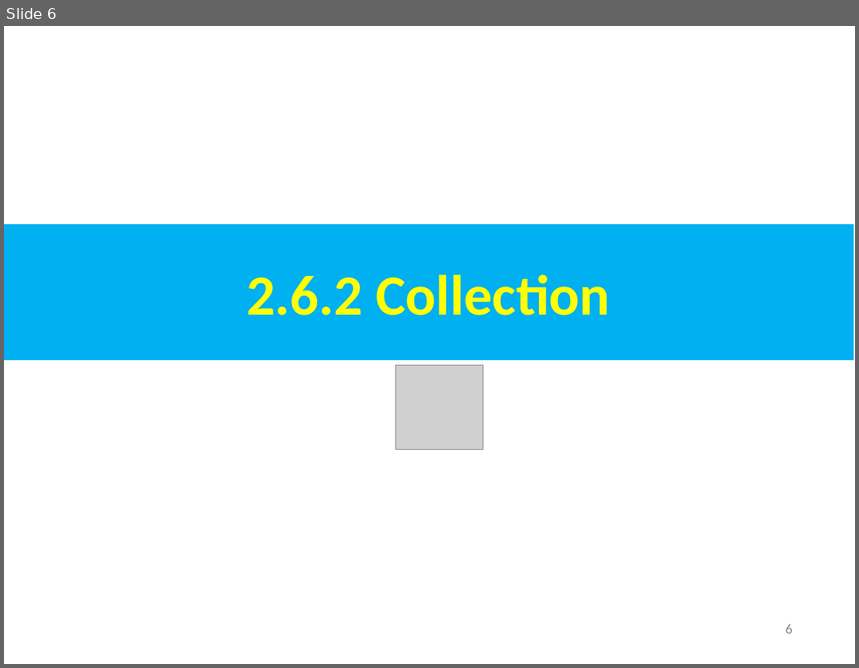
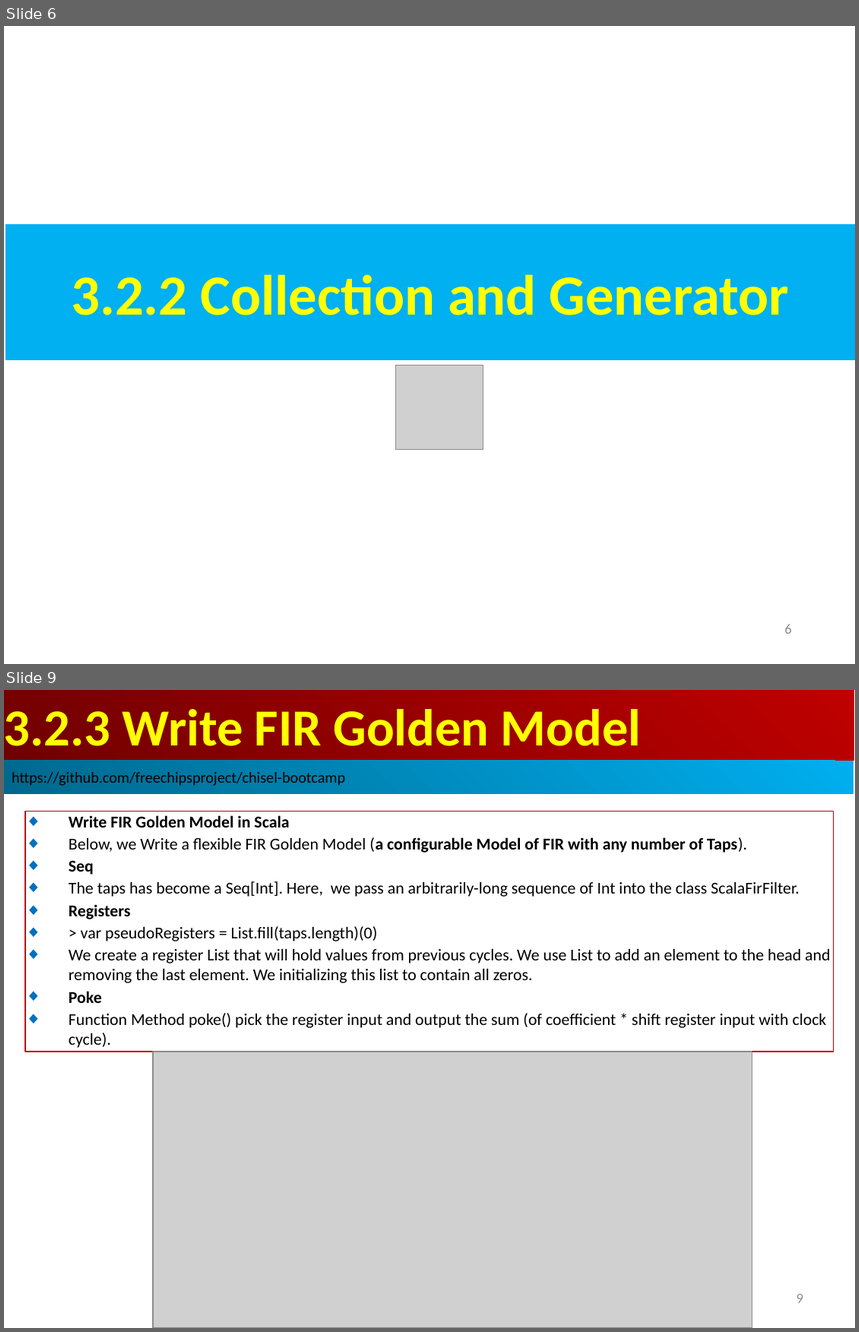
Before and after one commit to peterhchen/AIU_CS800_Chisel, a slide deck: 300_UCB_BC/003.2_Collection/000_Video/003.2_Collection.ppt. Shown one above the other, each under a label of ours: slide 6 before the commit, slides 6 and 9 after it; the slides between them are not shown. The pictures are 859x668 and 859x1332 pixels, drawn with LibreOffice and Linux fonts; fonts in the diff are those of the drawing; grey boxes stand for pictures. Boxes give left, top, right and bottom in pixels: in the first picture for what was removed or moved away, otherwise in the second. Text is boxed around its words. In the diff, an @@ line names an element or a change of style, - is before the commit and + after.

```diff
--- a/300_UCB_BC/003.2_Collection/000_Video/003.2_Collection.ppt
+++ b/300_UCB_BC/003.2_Collection/000_Video/003.2_Collection.ppt
@@ slide 9 added at [4,690,855,1328], background #FFFFFF @@
@@ rectangle added at [4,690,854,761], fill gradient #BF0000 to #710000, 44 pt, text #FFFF00, bold @@
+3.2.3 Write FIR Golden Model
@@ rectangle added at [4,761,854,794], fill gradient #00AFEF to #00688E, 13 pt, text #000000 @@
+https://github.com/freechipsproject/chisel-bootcamp
@@ rectangle added at [25,811,834,1052], outline #C00000 0.74 pt, 14 pt, text #000000 @@
+◆ Write FIR Golden Model in Scala
+◆ Below, we Write a flexible FIR Golden Model (a configurable Model of FIR with any number of Taps).
+◆ Seq
+◆ The taps has become a Seq[Int]. Here, we pass an arbitrarily-long sequence of Int into the class ScalaFirFilter.
+◆ Registers
+◆ > var pseudoRegisters = List.fill(taps.length)(0)
+◆ We create a register List that will hold values from previous cycles. We use List to add an element to the head and removing the last element. We initializing this list to contain all zeros.
+◆ Poke
+◆ Function Method poke() pick the register input and output the sum (of coefficient * shift register input with clock cycle).
@@ picture added at [153,1052,752,1328] @@
@@ page number added at [797,1294,804,1303], 12 pt, text #8B8B8B @@
+9
@@ slide 6 changed as well @@
@@ text in rectangle at [71,275,789,316]: text changed @@
-2.6.2 Collection
+3.2.2 Collection and Generator
```
Also in this commit, not shown: 6 other slides changed, 26 other slides added, 1 slide removed.
